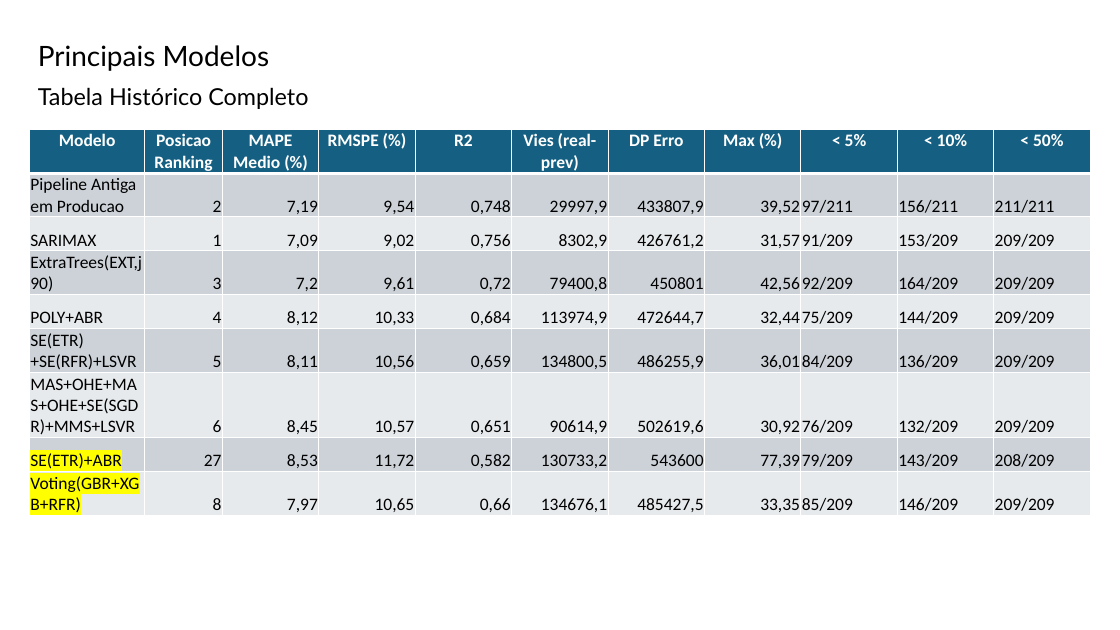
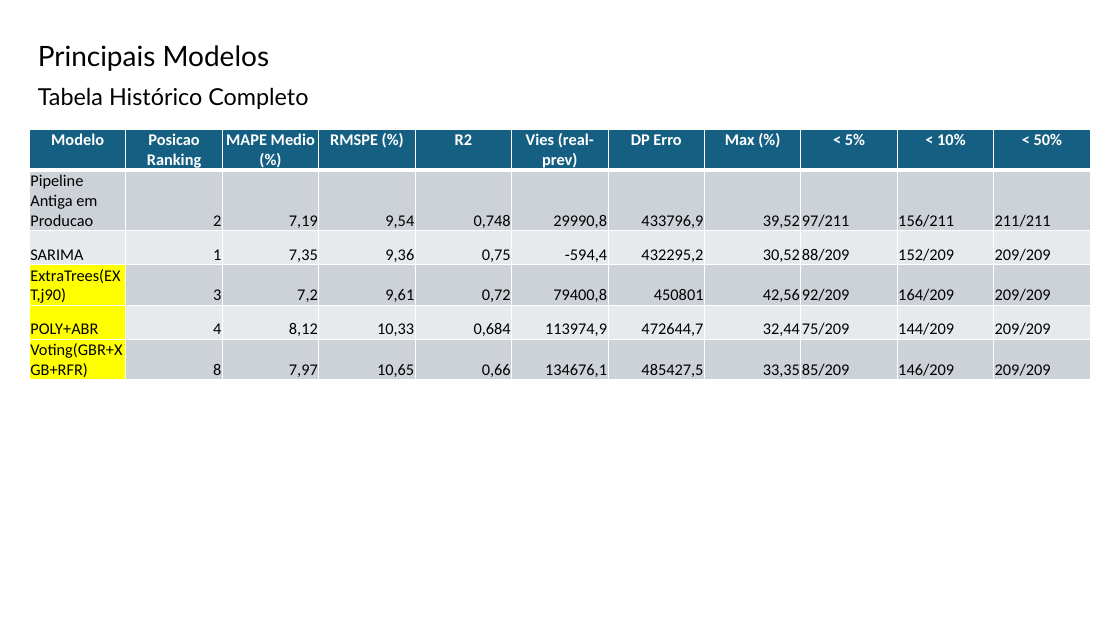
Before and after one commit to Daniel-Alexandre-Ramazzotte/Modelo-Vendas-Diario, a slide deck: slide 46 of Apresentacao/Projecao de Vendas Definição Modelo v2.pptx (slide 38 before the commit). Drawn at 1120x630 pixels with LibreOffice and Linux fonts; fonts in the diff are those of the drawing; background and template pictures are left out. Boxes give left, top, right and bottom in pixels: in the first picture for what was removed or moved away, otherwise in the second. Text is boxed around its words. In the diff, an @@ line names an element or a change of style, - is before the commit and + after.

```diff
--- a/Apresentacao/Projecao de Vendas Definição Modelo v2.pptx
+++ b/Apresentacao/Projecao de Vendas Definição Modelo v2.pptx
@@ table at [29, 129, 1092, 384] @@
-row 2, column 6: 29997,9
+row 2, column 6: 29990,8
-row 2, column 7: 433807,9
+row 2, column 7: 433796,9
-row 3: SARIMAX | 1 | 7,09 | 9,02 | 0,756 | 8302,9 | 426761,2 | 31,57 | 91/209 | 153/209 | 209/209
+row 3: SARIMA | 1 | 7,35 | 9,36 | 0,75 | -594,4 | 432295,2 | 30,52 | 88/209 | 152/209 | 209/209
-row 6: SE(ETR)+SE(RFR)+LSVR | 5 | 8,11 | 10,56 | 0,659 | 134800,5 | 486255,9 | 36,01 | 84/209 | 136/209 | 209/209
-row 7: MAS+OHE+MAS+OHE+SE(SGDR)+MMS+LSVR | 6 | 8,45 | 10,57 | 0,651 | 90614,9 | 502619,6 | 30,92 | 76/209 | 132/209 | 209/209
-row 8: SE(ETR)+ABR | 27 | 8,53 | 11,72 | 0,582 | 130733,2 | 543600 | 77,39 | 79/209 | 143/209 | 208/209
```
Also in this commit, not shown: 13 other slides changed, 68 slides added, 11 slides removed, 50 other files.
